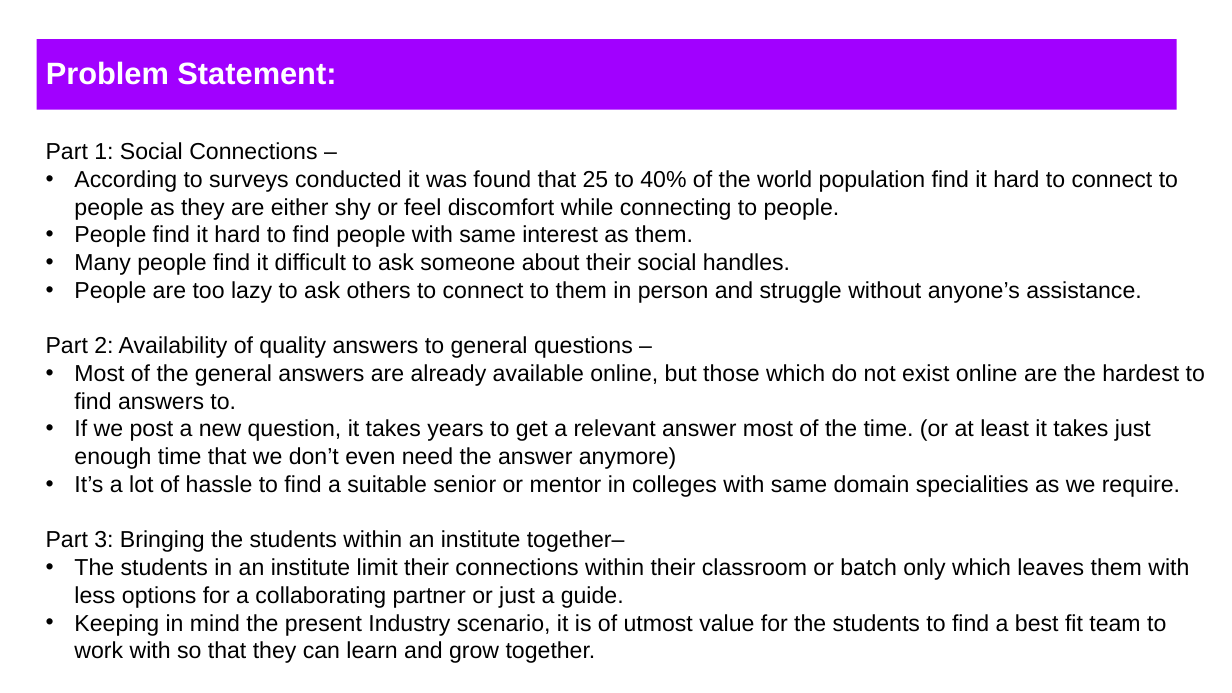
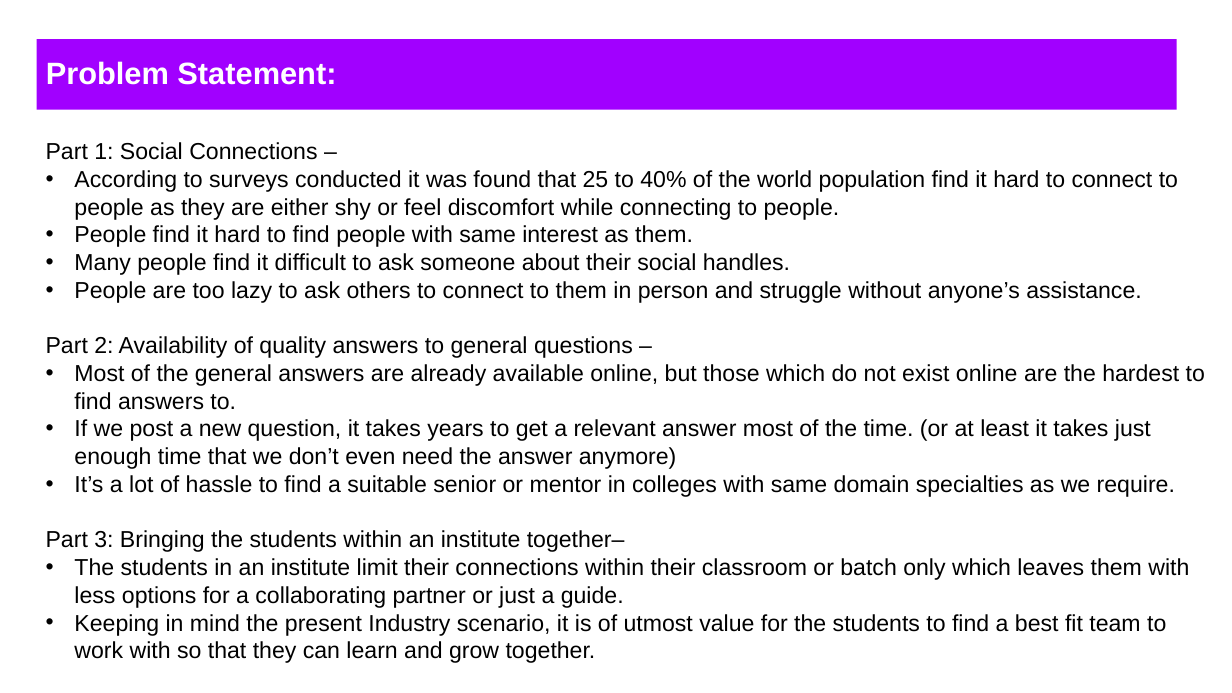
Before and after one commit to Gupta-Shashwat/Figma, a slide deck: slide 4 of QOC/Prototypes_Colgrow.pptx. Drawn at 1232x693 pixels with LibreOffice and Linux fonts; fonts in the diff are those of the drawing. Boxes give left, top, right and bottom in pixels: in the first picture for what was removed or moved away, otherwise in the second. Text is boxed around its words. In the diff, an @@ line names an element or a change of style, - is before the commit and + after.

```diff
--- a/QOC/Prototypes_Colgrow.pptx
+++ b/QOC/Prototypes_Colgrow.pptx
@@ text at bbox=[74, 475, 1175, 497]: text changed @@
-• It’s a lot of hassle to find a suitable senior or mentor in colleges with same domain specialities as we require.
+• It’s a lot of hassle to find a suitable senior or mentor in colleges with same domain specialties as we require.
```
Also in this commit, not shown: 11 other files.
